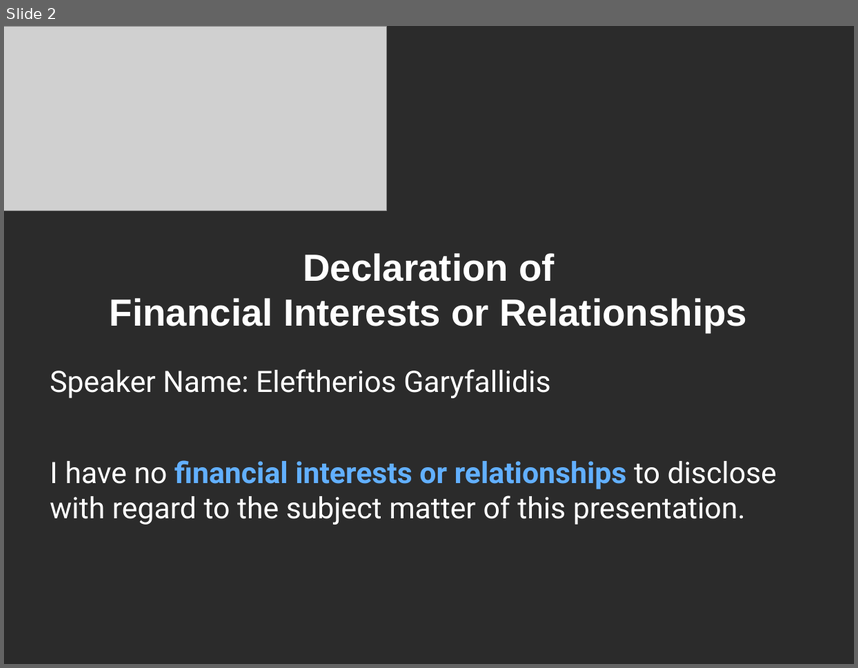
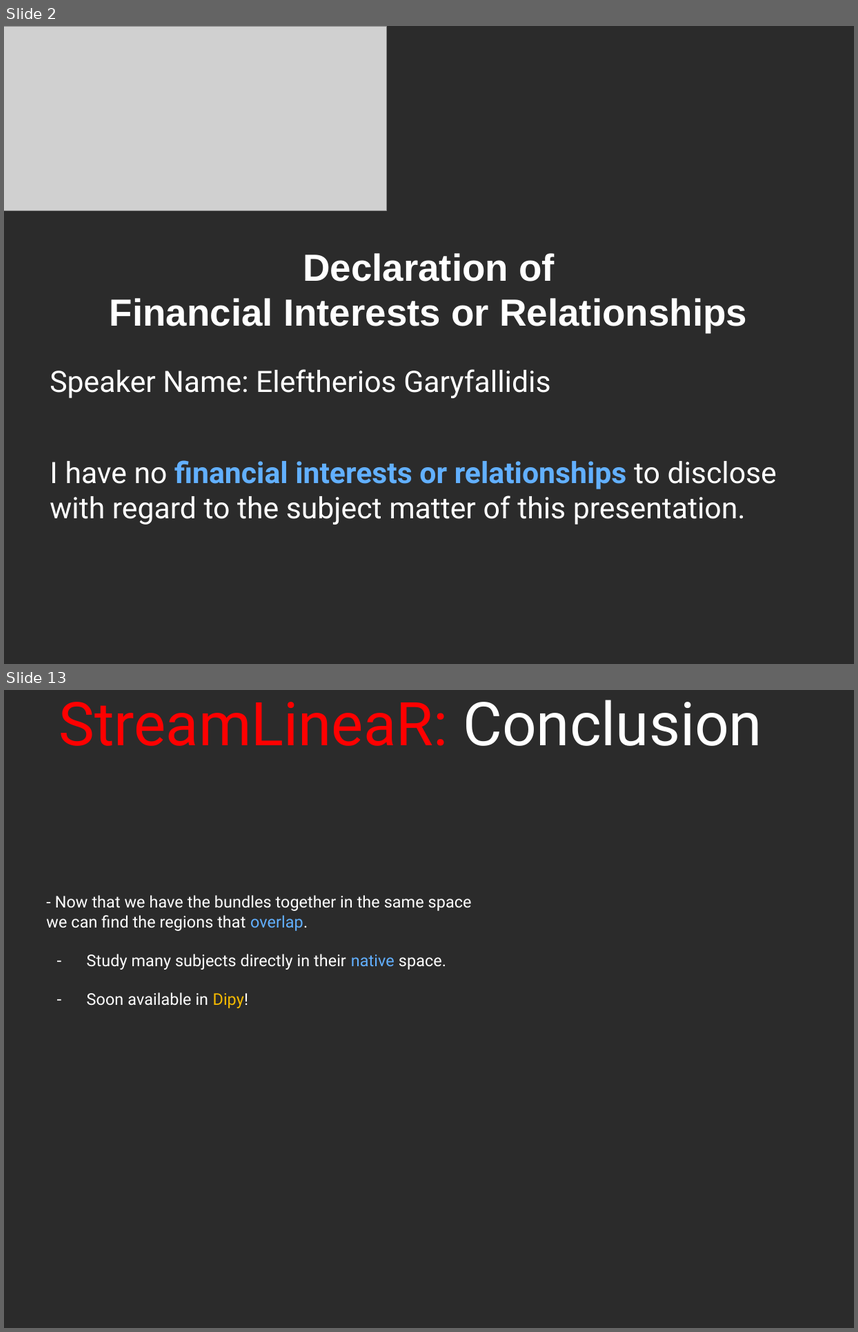
Before and after one commit to Garyfallidis/meta_didaktoriko, a slide deck: ismrm2014/oral/bundle_alignment.ppt. Shown one above the other, each under a label of ours: slide 2 before the commit, slides 2 and 13 after it; the slides between them are not shown. The pictures are 858x668 and 858x1332 pixels, drawn with LibreOffice and Linux fonts; fonts in the diff are those of the drawing; grey boxes stand for pictures; background and template pictures are left out; a plain dark background stands for a picture behind light text. Boxes give left, top, right and bottom in pixels: in the first picture for what was removed or moved away, otherwise in the second. Text is boxed around its words. In the diff, an @@ line names an element or a change of style, - is before the commit and + after.

```diff
--- a/ismrm2014/oral/bundle_alignment.ppt
+++ b/ismrm2014/oral/bundle_alignment.ppt
@@ slide 13 added at <box>4,690,854,1328</box>, background picture (left out) @@
@@ title added at <box>59,700,762,746</box>, 51 pt, text #FF0000 @@
+StreamLineaR: Conclusion
@@ text added at <box>46,895,472,1008</box>, 13.8 pt, text #FFFFFF @@
+- Now that we have the bundles together in the same space
+we can find the regions that overlap.
+– Study many subjects directly in their native space.
+– Soon available in Dipy!
```
Also in this commit, not shown: 6 slides changed, 6 other slides added, 3 slides removed, 8 other files.
